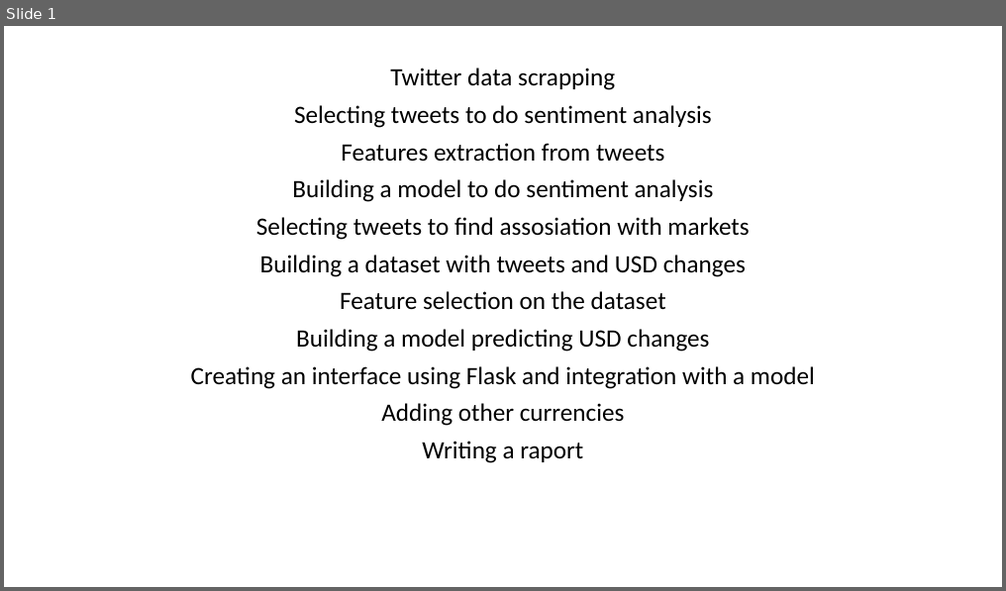
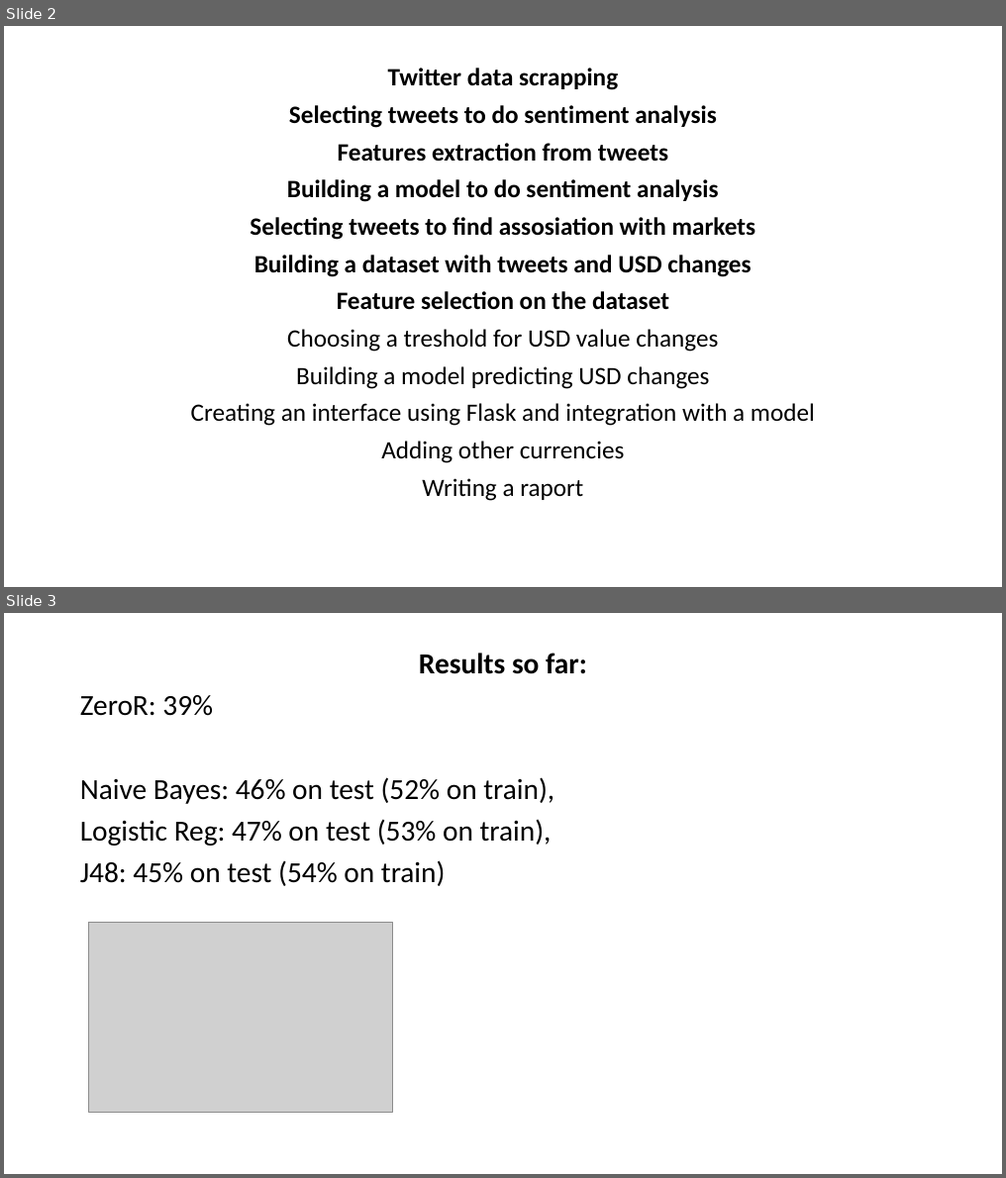
Before and after one commit to mas15/MMP, a slide deck: mid-proj.pptx. Shown one above the other, each under a label of ours: slide 1 before the commit, slides 2 and 3 after it. The pictures are 1006x591 and 1006x1178 pixels, drawn with LibreOffice and Linux fonts; fonts in the diff are those of the drawing; grey boxes stand for pictures. Boxes give left, top, right and bottom in pixels: in the first picture for what was removed or moved away, otherwise in the second. Text is boxed around its words. In the diff, an @@ line names an element or a change of style, - is before the commit and + after.

```diff
--- a/mid-proj.pptx
+++ b/mid-proj.pptx
@@ slide 3 added at bbox=[4, 613, 1002, 1174], background #FFFFFF @@
@@ text added at bbox=[80, 653, 587, 886], 28 pt, text #000000 @@
+Results so far:
+ZeroR: 39%
+Naive Bayes: 46% on test (52% on train),
+Logistic Reg: 47% on test (53% on train),
+J48: 45% on test (54% on train)
@@ picture added at bbox=[89, 922, 392, 1112] @@
@@ what was slide 1 is now slide 2 @@
@@ slide 2 changed as well @@
@@ subtitle at bbox=[250, 68, 756, 310]: bold on in "Twitter data scrapping", "Selecting tweets to do sentiment analysis", "Features extraction from tweets", "Building a model to do sentiment analysis" and 3 more places @@
@@ subtitle at bbox=[287, 329, 718, 352]: paragraph added @@
+Choosing a treshold for USD value changes
```
Also in this commit, not shown: 1 other slide added, 1 other file.
